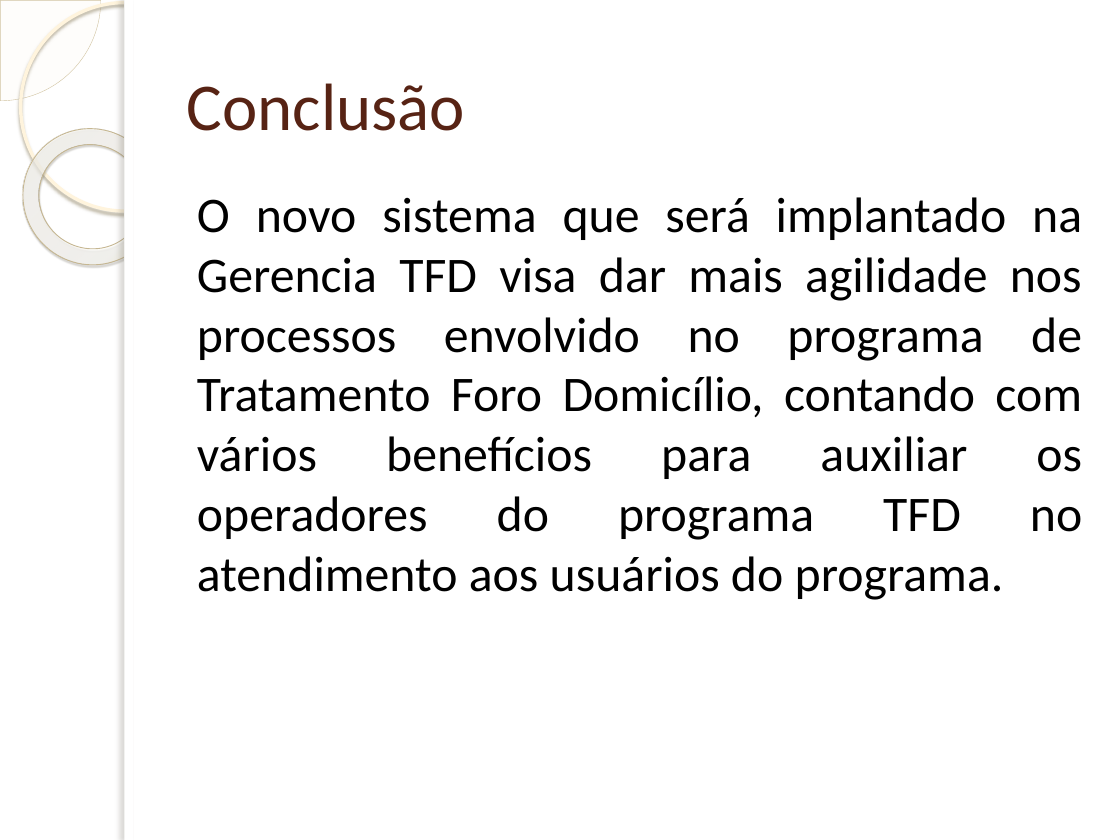
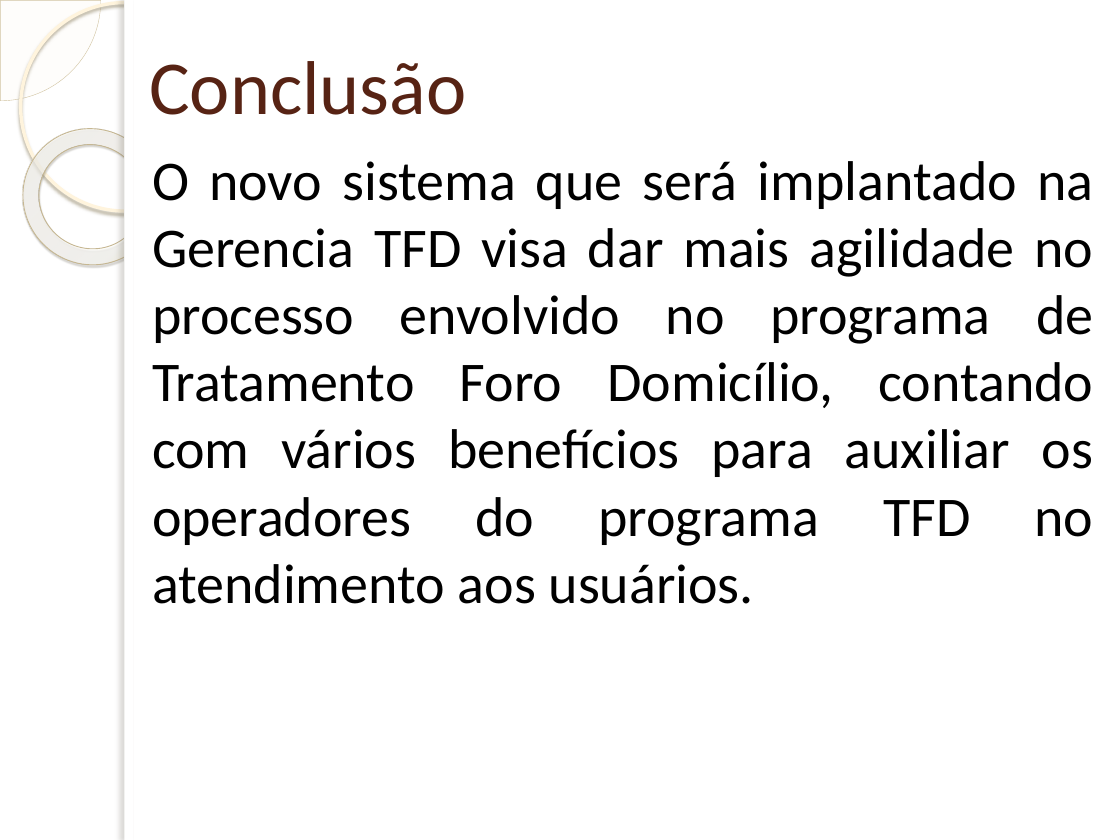
Before and after one commit to pjsantosp/PROJETOTCC, a slide deck: slide 12 of Apresentação TCC1 Paulo.pptx (slide 11 before the commit). Drawn at 1120x840 pixels with LibreOffice and Linux fonts; fonts in the diff are those of the drawing; background and template pictures are left out. Boxes give left, top, right and bottom in pixels: in the first picture for what was removed or moved away, otherwise in the second. Text is boxed around its words. In the diff, an @@ line names an element or a change of style, - is before the commit and + after.

```diff
--- a/Apresentação TCC1 Paulo.pptx
+++ b/Apresentação TCC1 Paulo.pptx
@@ title "Conclusão": place and size @@
-title "Conclusão" at box(187, 83, 465, 131)
+title "Conclusão" at box(149, 61, 466, 115)
@@ title "Conclusão" at box(149, 61, 466, 115): size 43 to 49 pt @@
@@ text at box(152, 161, 1094, 604): text changed; size 32 to 36 pt @@
-O novo sistema que será implantado na Gerencia TFD visa dar mais agilidade nos processos envolvido no programa de Tratamento Foro Domicílio, contando com vários benefícios para auxiliar os operadores do programa TFD no atendimento aos usuários do programa.
+O novo sistema que será implantado na Gerencia TFD visa dar mais agilidade no processo envolvido no programa de Tratamento Foro Domicílio, contando com vários benefícios para auxiliar os operadores do programa TFD no atendimento aos usuários.
```
Also in this commit, not shown: 9 other slides changed, 2 slides added, 1 slide removed.
